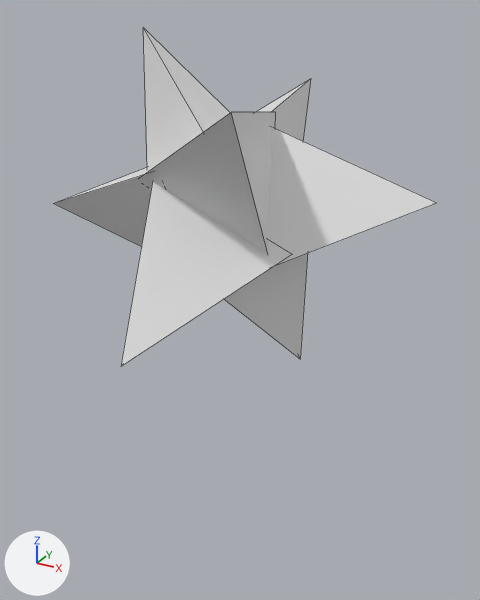
Renders of the Blender file NiGHTS Open Dreams/Assets/Prefabs/MESH/Chip/Chip.blend from each side of a commit.
Rendered twice from a 50 mm camera at (3.68, -6.55, 4.76) aimed at (0.02, 0.1, 1.44). The axes (+X, +Y, +Z) are drawn at lower left. The lights are the same throughout. Both versions are drawn at frame 50 of the action 'IcosphereAction'; the numbers are the values there. Mesh edges are drawn as thin lines.
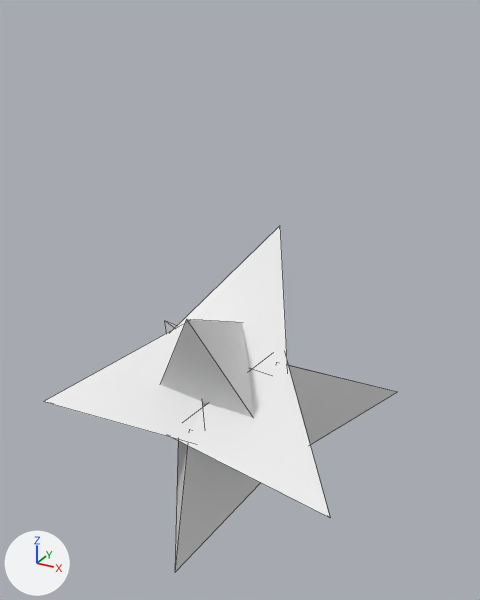
Boxes (x1, y1, x2, y2) around the edits, measured in the pictures (480 x 600 px):
'Circle.005', moved, turned
    before: (121, 182, 288, 366)
    after: (288, 365, 398, 445)
'Circle.001', moved, turned
    before: (144, 112, 275, 254)
    after: (173, 226, 287, 369)
'Circle.003', moved, turned
    before: (54, 168, 153, 246)
    after: (174, 362, 330, 518)
'Circle', moved, turned
    before: (143, 28, 230, 170)
    after: (160, 319, 254, 418)
'Circle.007', moved, turned
    before: (269, 128, 436, 265)
    after: (165, 321, 176, 333)
'Circle.004', moved, turned
    before: (256, 79, 311, 141)
    after: (44, 327, 203, 441)
'Circle.006', moved, turned (not visible before)
    after: (175, 441, 260, 572)
'Circle.002', moved, turned (not visible afterwards)
    before: (224, 253, 308, 359)

The edits, one by one:
Object 'Icosphere' (ob_icosphere) moves from (0.0, 0.0, 2.5) to (0.0, 0.0, 0.0).
Object 'Icosphere' (ob_icosphere) turns from (13, -23, -20) to (-16, -34, 126) degrees about x, y and z.
